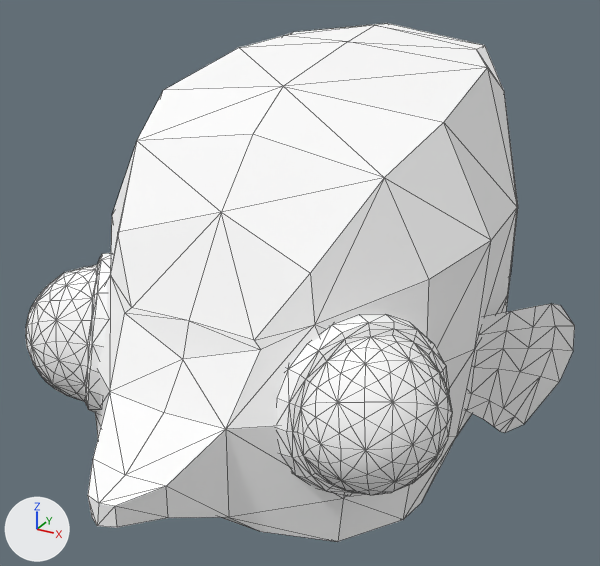
The glTF model frontend/assets/models3d/packs/quaternius-fbx/yellow_tang.glb, before and after one commit.
The view is the same before and after, from a 50 mm lens placed at (1.48, -2.71, 1.56), pointed at (-0.07, 0.1, 0.15). Every picture has the same lights, and +X, +Y and +Z are marked at lower left. The picture after the commit comes second. Mesh edges are drawn as thin lines. Where no turn or scale is listed for an object, it has been applied to the vertices.

In view in the first picture: 'YellowTang'.
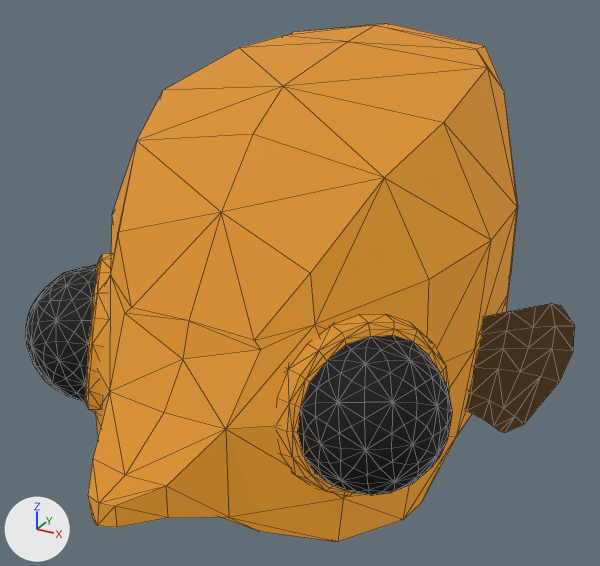
What differs and where, as boxes (x1, y1, x2, y2) in the pictures (600 x 566 px):
'YellowTang', recoloured, surface changed (white to brown): (26, 23, 575, 542) in both

The change, as a diff of the scene's bpy script:
```diff
--- a/frontend/assets/models3d/packs/quaternius-fbx/yellow_tang.glb.py
+++ b/frontend/assets/models3d/packs/quaternius-fbx/yellow_tang.glb.py
@@ mat_material_0 @@
 mat_material_0 = principled_material('Material_0')
-mat_material_0.base_color = (1.0, 1.0, 1.0)  # white #ffffff
+mat_material_0.base_color = (0.000771, 0.000771, 0.000771)  # black #030303
 mat_material_0.roughness = 0.85
@@ mat_material_1 @@
 mat_material_1 = principled_material('Material_1')
-mat_material_1.base_color = (1.0, 1.0, 1.0)  # white #ffffff
+mat_material_1.base_color = (0.337, 0.136, 0.00977)  # brown #9d6719
 mat_material_1.roughness = 0.85
+mat_material_1.emission_color = (0.337, 0.136, 0.00977)  # brown #9d6719
+mat_material_1.emission_strength = 1.0
@@ mat_material_2 @@
 mat_material_2 = principled_material('Material_2')
-mat_material_2.base_color = (1.0, 1.0, 1.0)  # white #ffffff
+mat_material_2.base_color = (0.0325, 0.0158, 0.00274)  # brown #332209
 mat_material_2.roughness = 0.85
+mat_material_2.emission_strength = 1.0
```
